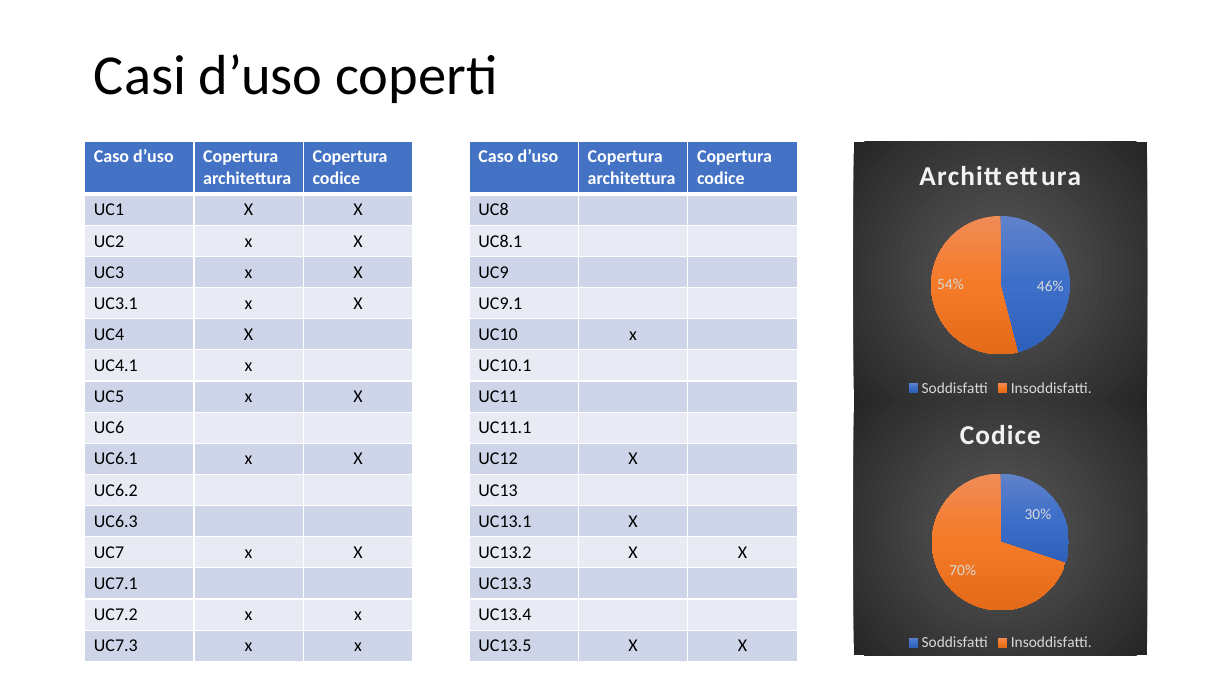
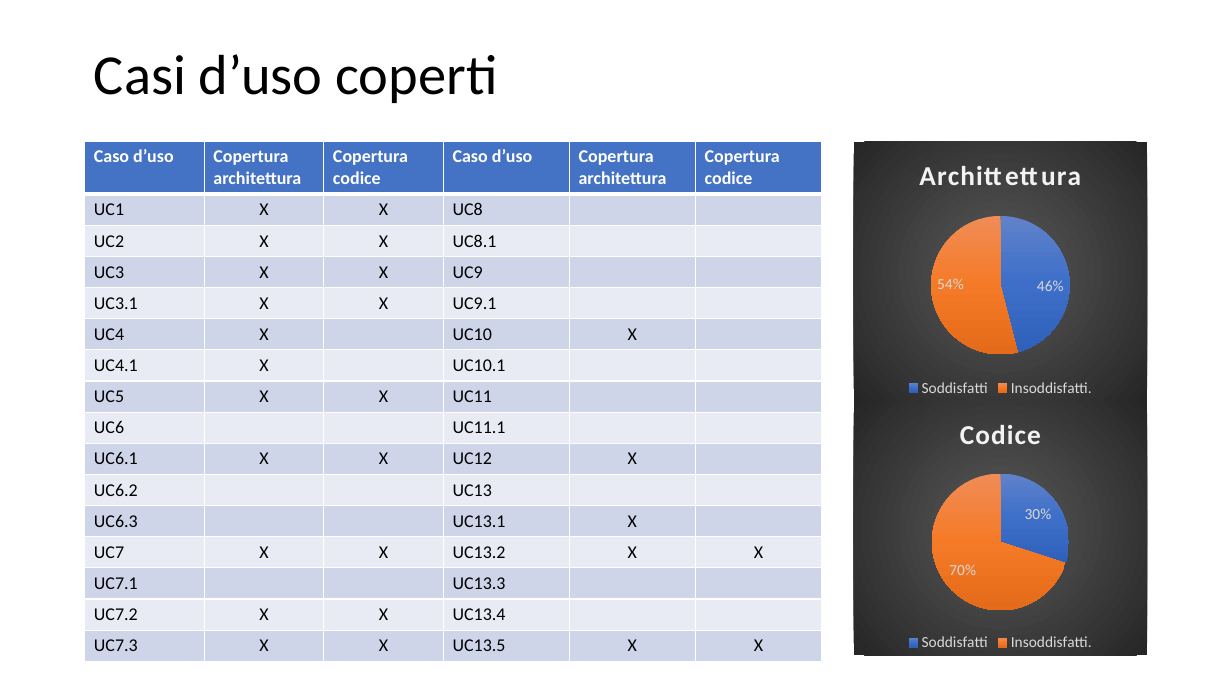
Before and after one commit to Italiaracerx/progettoSWE, a slide deck: slide 13 of Presentazioni/Presentazioni PB/Presentazione PB.pptx. Drawn at 1232x693 pixels with LibreOffice and Linux fonts; fonts in the diff are those of the drawing. Boxes give left, top, right and bottom in pixels: in the first picture for what was removed or moved away, otherwise in the second. Text is boxed around its words. In the diff, an @@ line names an element or a change of style, - is before the commit and + after.

```diff
--- a/Presentazioni/Presentazioni PB/Presentazione PB.pptx
+++ b/Presentazioni/Presentazioni PB/Presentazione PB.pptx
@@ table at [85,141,443,656] @@
-row 3, column 2: x
+row 3, column 2: X
-row 4, column 2: x
+row 4, column 2: X
-row 5, column 2: x
+row 5, column 2: X
-row 7, column 2: x
+row 7, column 2: X
-row 8, column 2: x
+row 8, column 2: X
-row 10, column 2: x
+row 10, column 2: X
-row 13, column 2: x
+row 13, column 2: X
-row 15, column 2: x
+row 15, column 2: X
-row 15, column 3: x
+row 15, column 3: X
-row 16, column 2: x
+row 16, column 2: X
-row 16, column 3: x
+row 16, column 3: X
@@ table: place and size @@
-table at [85,141,412,656]
+table at [85,141,443,656]
@@ table at [444,141,821,656] @@
-row 6, column 2: x
+row 6, column 2: X
@@ table: place and size @@
-table at [470,141,797,656]
+table at [444,141,821,656]
```
Also in this commit, not shown: 1 other slide changed, 1 other file.
